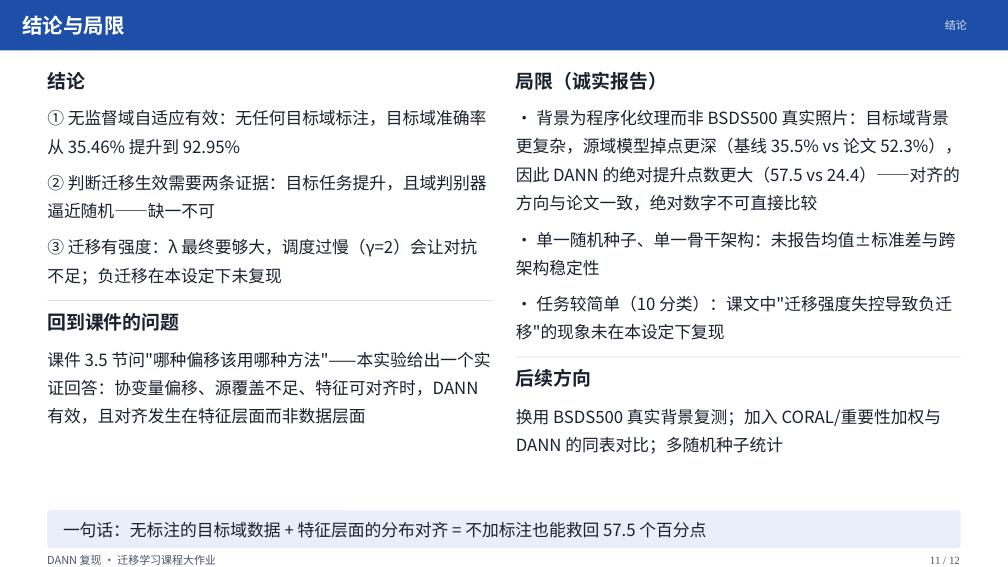
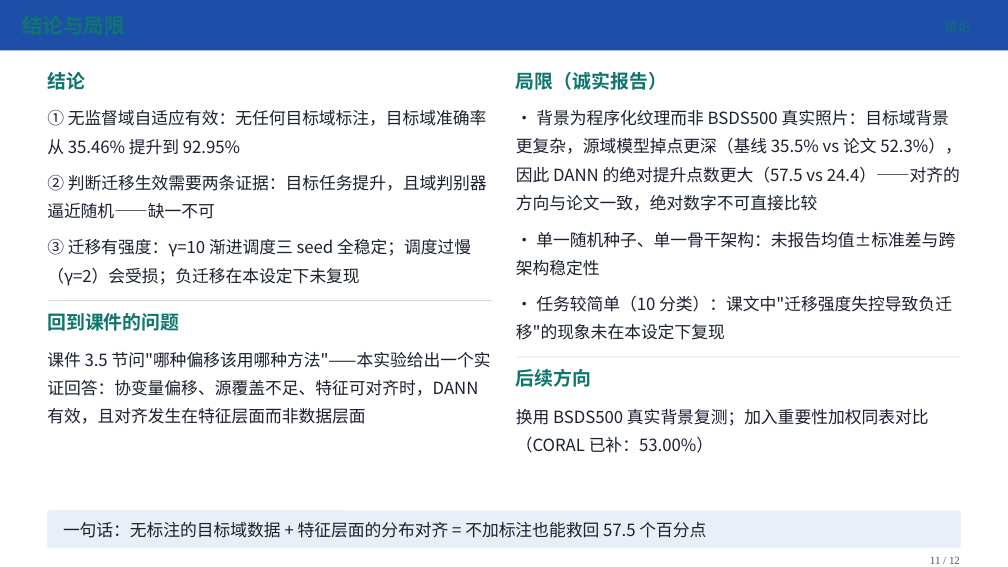
Before and after one commit to IsukaShinji/2026-fall-transfer-learning, a slide deck: slide 11 of 个人展示/汇报/DANN域自适应汇报/DANN域自适应汇报.pptx. Drawn at 1008x567 pixels with LibreOffice and Linux fonts; fonts in the diff are those of the drawing. Boxes give left, top, right and bottom in pixels: in the first picture for what was removed or moved away, otherwise in the second. Text is boxed around its words. In the diff, an @@ line names an element or a change of style, - is before the commit and + after.

Commit message:
实测补充：三seed统计 + CORAL基线 + 撤回固定λ最优结论
- γ=10 三seed：92.95/95.98/91.85 → 93.59%±2.14%（极差4.13点）
- 固定λ三seed：2例正常、seed44早期崩溃（10.33%）——撤回'固定λ最好'
- CORAL基线实测53.00%；新增 src/coral_baseline.py
- PPT P5/P8/P10/P11、逐字稿正文与Q&A、两份README 全部按实测口径更新
- 早期满强度对抗为可能诱因（机制未验证、不外推），不写无证据的'初始化脆弱'因果

```diff
--- a/个人展示/汇报/DANN域自适应汇报/DANN域自适应汇报.pptx
+++ b/个人展示/汇报/DANN域自适应汇报/DANN域自适应汇报.pptx
@@ text removed at (x1=22, y1=15, x2=125, y2=35) @@
-结论与局限
@@ text removed at (x1=945, y1=20, x2=967, y2=30) @@
-结论
@@ text at (x1=47, y1=239, x2=471, y2=286): text changed @@
-③ 迁移有强度：λ 最终要够大，调度过慢（γ=2）会让对抗不足；负迁移在本设定下未复现
+③ 迁移有强度：γ=10 渐进调度三 seed 全稳定；调度过慢（γ=2）会受损；负迁移在本设定下未复现
@@ text colour #1A2230 to #0F766E in 4 elements at (x1=47, y1=72, x2=85, y2=90), (x1=47, y1=313, x2=179, y2=331), (x1=516, y1=72, x2=667, y2=90), (x1=516, y1=369, x2=592, y2=387) @@
@@ text at (x1=516, y1=409, x2=929, y2=453): text changed @@
-换用 BSDS500 真实背景复测；加入 CORAL/重要性加权与 DANN 的同表对比；多随机种子统计
+换用 BSDS500 真实背景复测；加入重要性加权同表对比（CORAL 已补：53.00%）
@@ text removed at (x1=47, y1=555, x2=216, y2=565) @@
-DANN 复现 · 迁移学习课程大作业
```
Also in this commit, not shown: 10 other slides changed, 5 other files.
